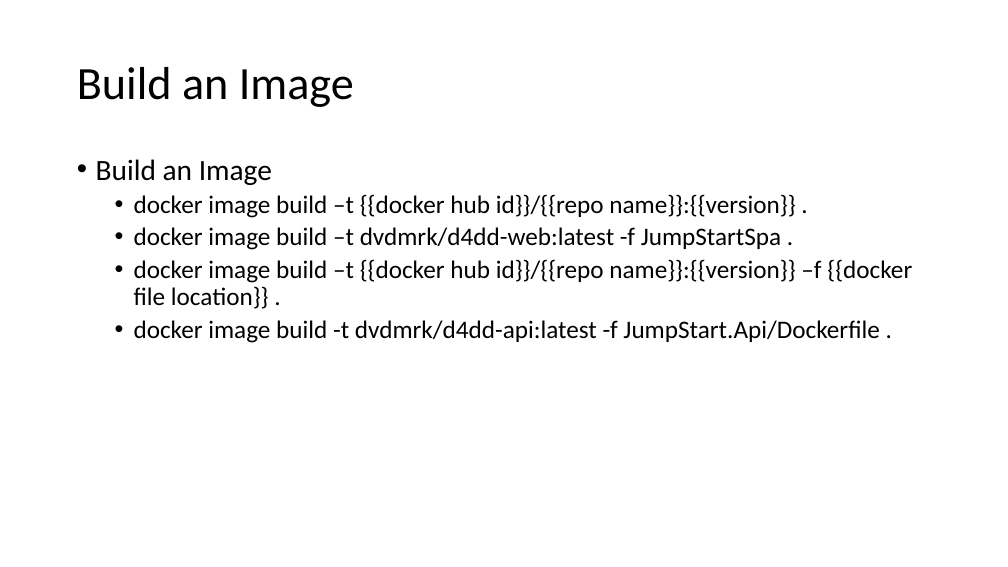
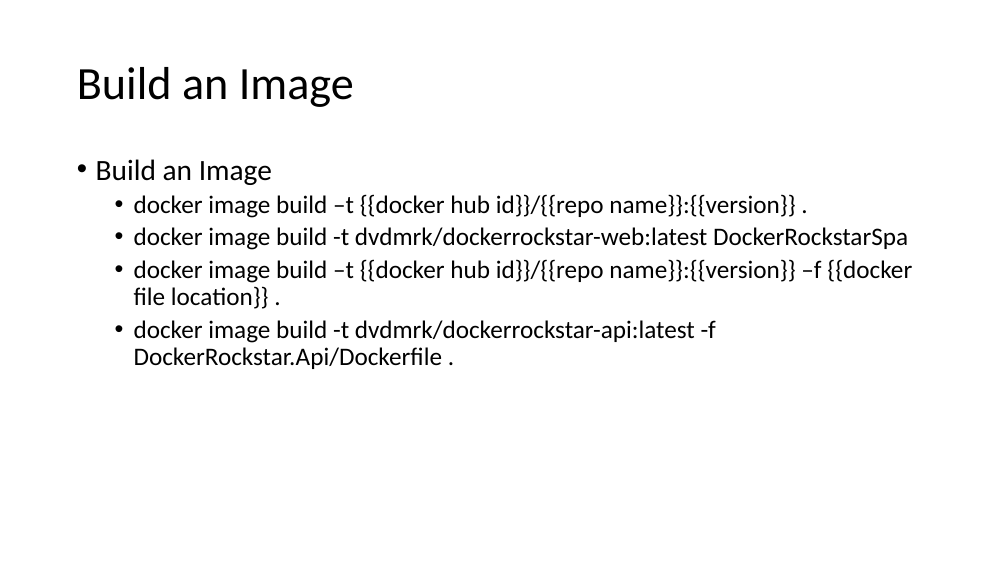
Before and after one commit to dvdmrk/DockerPresentation, a slide deck: slide 16 of Slides/DockerPresentation.pptx. Drawn at 1008x567 pixels with LibreOffice and Linux fonts; fonts in the diff are those of the drawing. Boxes give left, top, right and bottom in pixels: in the first picture for what was removed or moved away, otherwise in the second. Text is boxed around its words. In the diff, an @@ line names an element or a change of style, - is before the commit and + after.

```diff
--- a/Slides/DockerPresentation.pptx
+++ b/Slides/DockerPresentation.pptx
@@ text at (134, 227, 908, 250): text changed @@
-  • docker image build –t dvdmrk/d4dd-web:latest -f JumpStartSpa .
+  • docker image build -t dvdmrk/dockerrockstar-web:latest DockerRockstarSpa
@@ text at (134, 320, 716, 369): text changed @@
-  • docker image build -t dvdmrk/d4dd-api:latest -f JumpStart.Api/Dockerfile .
+  • docker image build -t dvdmrk/dockerrockstar-api:latest -f DockerRockstar.Api/Dockerfile .
```
Also in this commit, not shown: 7 other slides changed, 1 slide removed, 5 other files.
